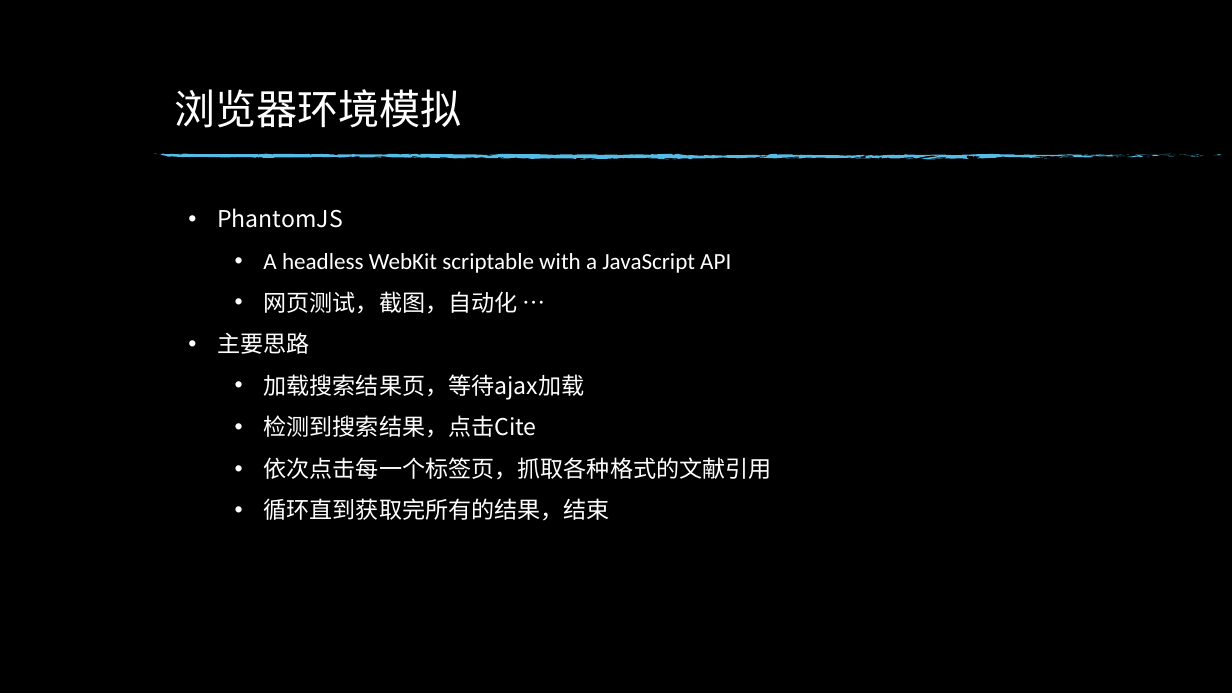
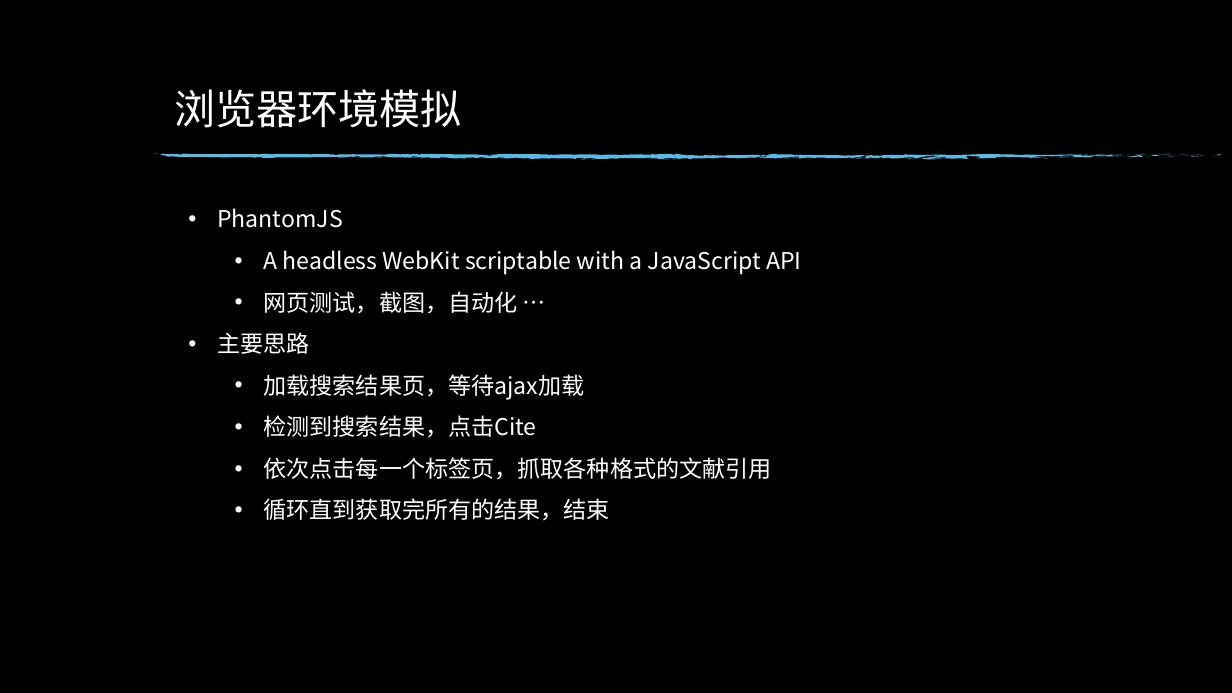
Before and after one commit to luminocean/cloud-computing, a slide deck: slide 4 of homework/实践1.pptx. Drawn at 1232x693 pixels with LibreOffice and Linux fonts; fonts in the diff are those of the drawing; background and template pictures are left out. Boxes give left, top, right and bottom in pixels: in the first picture for what was removed or moved away, otherwise in the second. Text is boxed around its words. In the diff, an @@ line names an element or a change of style, - is before the commit and + after.

```diff
--- a/homework/实践1.pptx
+++ b/homework/实践1.pptx
@@ text at bbox=[263, 250, 801, 275]: font Calibri to Noto Sans CJK SC in "A headless WebKit scriptable with a JavaScript ..." @@
```
Also in this commit, not shown: 6 other slides changed, 2 slides added.
